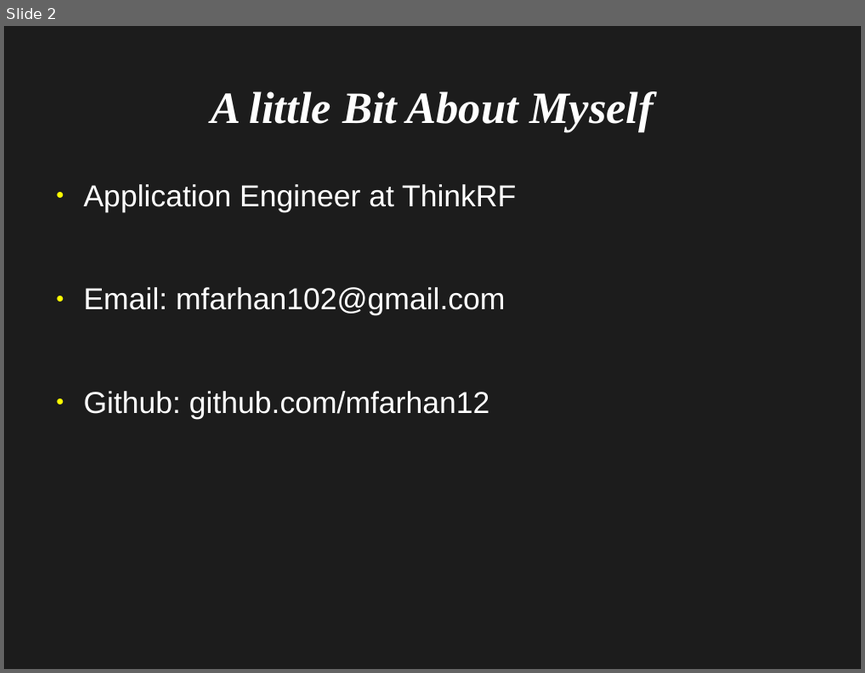
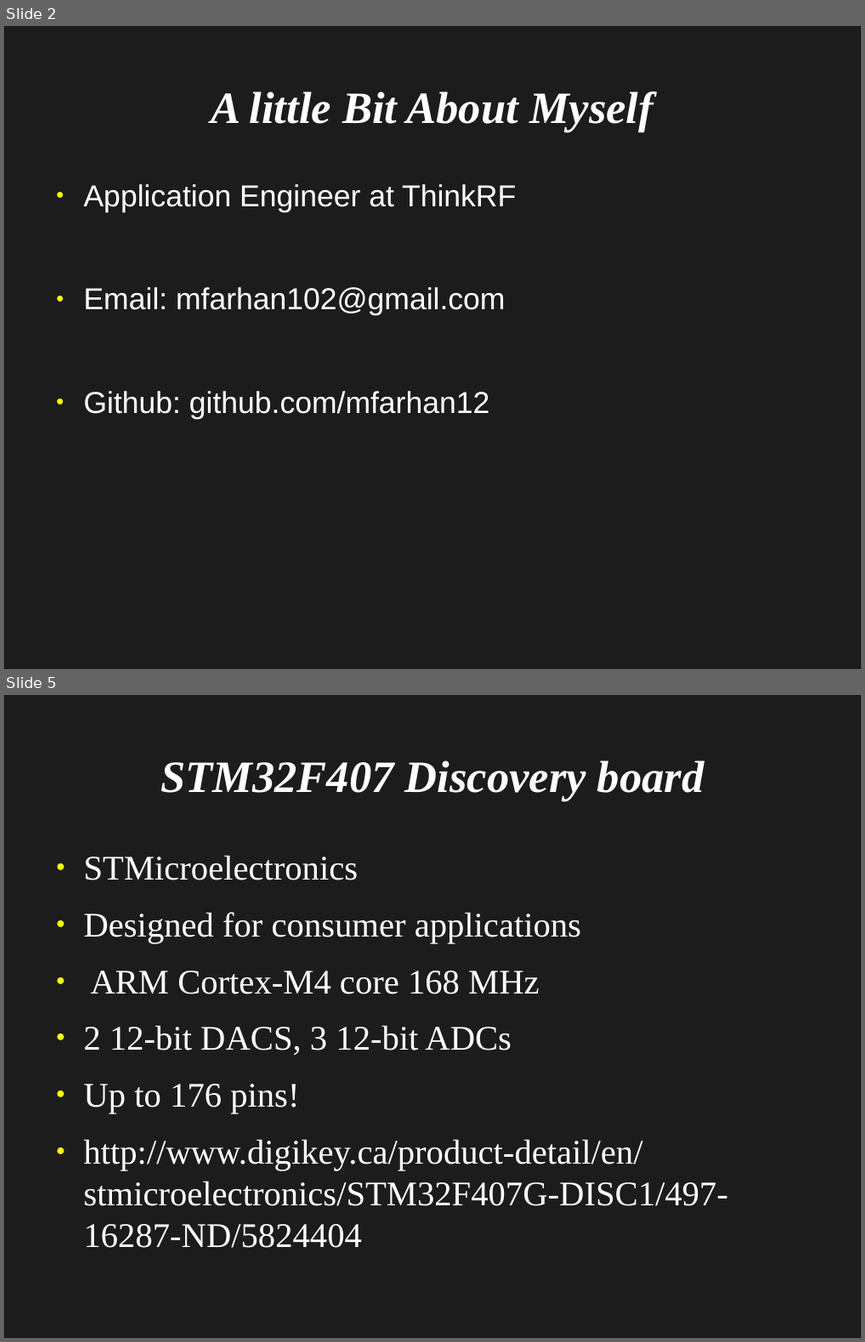
Before and after one commit to mfarhan12/micro-python, a slide deck: Introduction to Micro Python.odp. Shown one above the other, each under a label of ours: slide 2 before the commit, slides 2 and 5 after it; the slides between them are not shown. The pictures are 865x673 and 865x1342 pixels, drawn with LibreOffice and Linux fonts; fonts in the diff are those of the drawing. Boxes give left, top, right and bottom in pixels: in the first picture for what was removed or moved away, otherwise in the second. Text is boxed around its words. In the diff, an @@ line names an element or a change of style, - is before the commit and + after.

```diff
--- a/Introduction to Micro Python.odp
+++ b/Introduction to Micro Python.odp
@@ slide 5 added at (4,695,861,1338), background #1C1C1C @@
@@ title added at (160,760,704,800), 41.4 pt, text #FFFFFF, bold, italic @@
+STM32F407 Discovery board
@@ text added at (84,855,728,1247), 32 pt, text #FFFFFF @@
+● STMicroelectronics
+● Designed for consumer applications
+● ARM Cortex-M4 core 168 MHz
+● 2 12-bit DACS, 3 12-bit ADCs
+● Up to 176 pins!
+● http://www.digikey.ca/product-detail/en/stmicroelectronics/STM32F407G-DISC1/497-16287-ND/5824404
```
Also in this commit, not shown: 2 slides changed, 3 other slides added.
